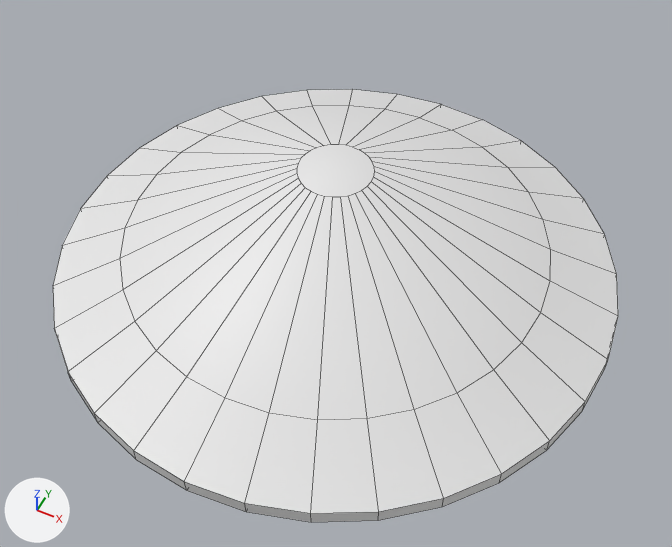
The Blender file Assets/Models/Arena.blend as it was, and as the next commit left it.
One viewpoint serves both versions: a camera (50 mm lens) standing at (95.0, -189.6, 263.0) and looking at (4.8, -9.3, 37.6). Every picture has the same lights, and +X, +Y and +Z are marked at lower left. Mesh edges are drawn as thin lines.

Objects in the first picture: 'Arena'.
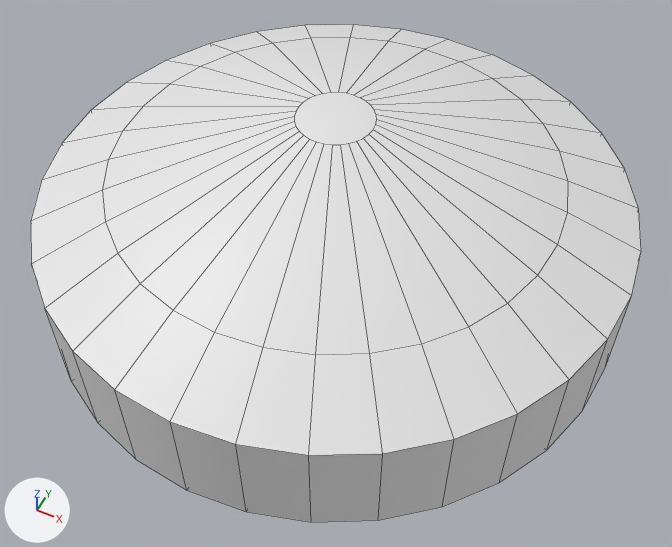
The edits, one by one:
me_circle is used by ob_arena; location (0.0, 0.0, 0.0).
me_circle had 352 vertices, 322 faces and spanned x -93.0..93.0, y -93.0..93.0, z 1.0..73.0.
me_circle now has 352 vertices, 322 faces and spans x -93.0..93.0, y -93.0..93.0, z 1.0..93.0.
me_circle part 1: all 32 vertices in x -12.0..12.0, y -12.0..12.0, z 73.0 are moved by (0.0, 0.0, 20.0).
me_circle part 2: 64 of the vertices in x -93.0..93.0, y -93.0..93.0, z 33.0..43.0 are moved by (0.0, 0.0, 30.0).

Pixel boxes [x1, y1, x2, y2] of what changed, in the pictures (672 x 547 px; the box of a moved part takes in the faces that stretch with it):
'Arena', reshaped (8% wider, 15% taller)
    before: [53, 89, 618, 522]
    after: [31, 25, 641, 522]
part 1 of me_circle, moved or reshaped
    before: [120, 106, 551, 420]
    after: [102, 37, 568, 355]
part 2 of me_circle, moved or reshaped
    before: [53, 89, 618, 522]
    after: [31, 25, 641, 522]
